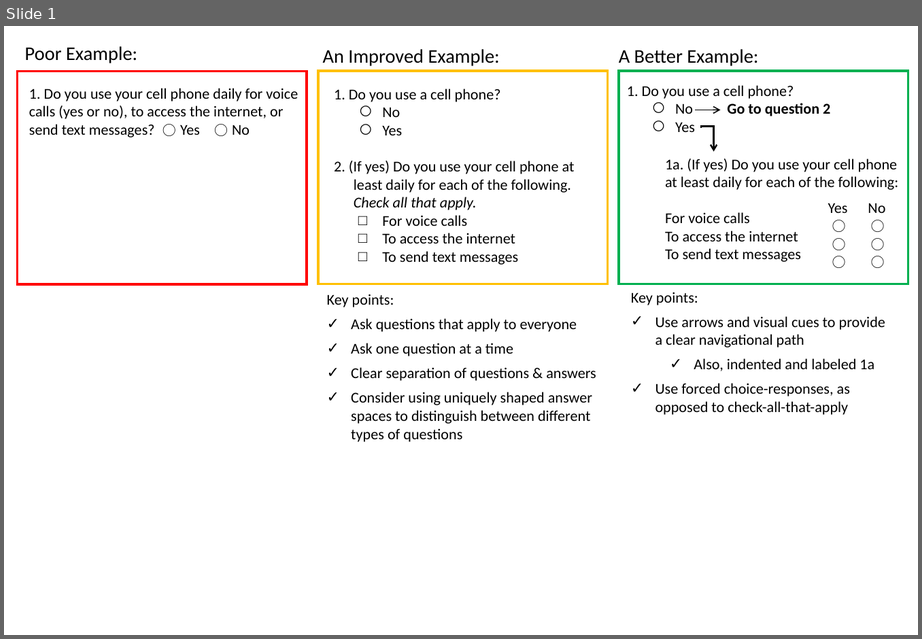
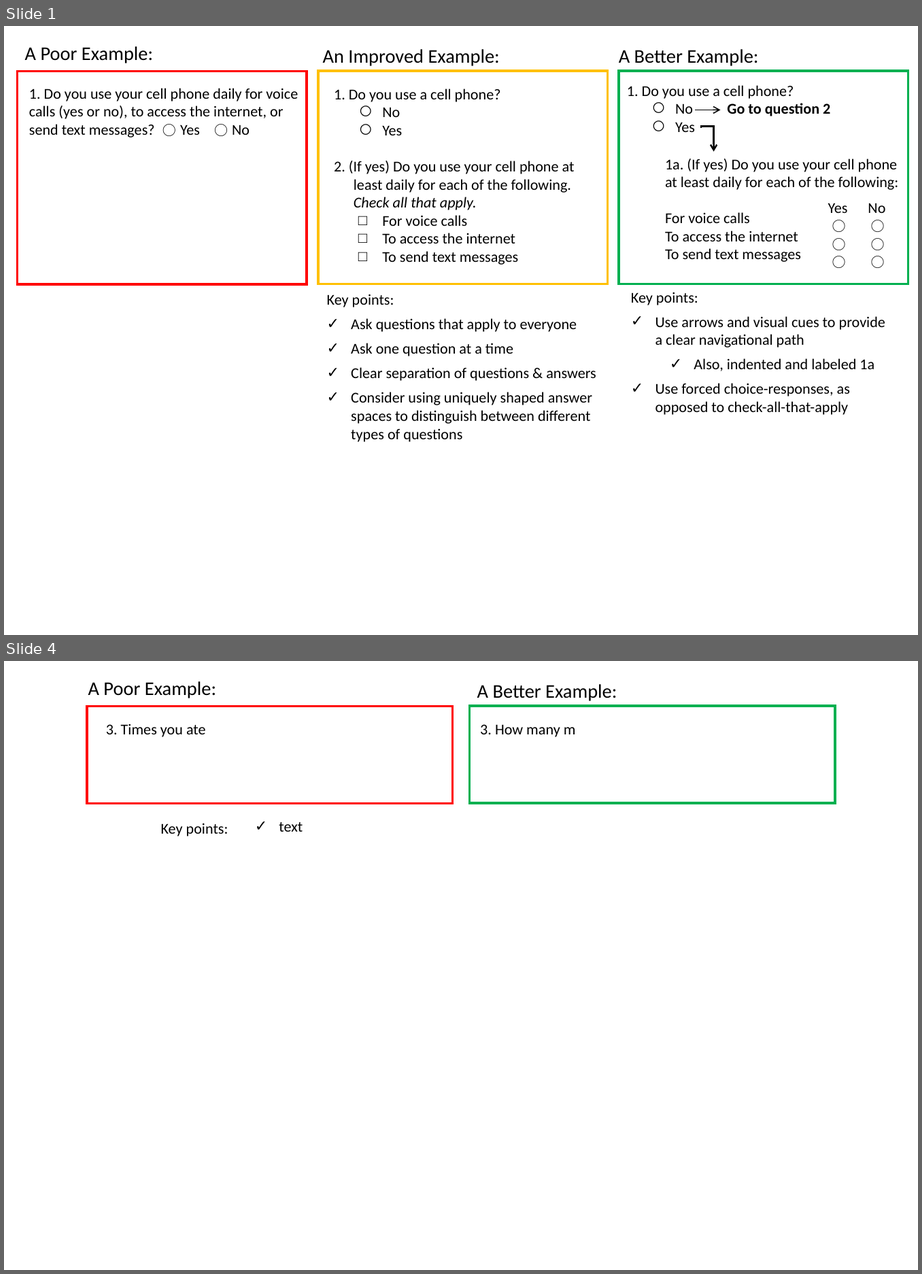
Before and after one commit to kpuka/SIMAH, a slide deck: images/posts/survey_design/2.pptx. Shown one above the other, each under a label of ours: slide 1 before the commit, slides 1 and 4 after it; the slides between them are not shown. The pictures are 922x639 and 922x1274 pixels, drawn with LibreOffice and Linux fonts; fonts in the diff are those of the drawing. Boxes give left, top, right and bottom in pixels: in the first picture for what was removed or moved away, otherwise in the second. Text is boxed around its words. In the diff, an @@ line names an element or a change of style, - is before the commit and + after.

```diff
--- a/images/posts/survey_design/2.pptx
+++ b/images/posts/survey_design/2.pptx
@@ slide 4 added at box(4, 661, 918, 1270), background #FFFFFF @@
@@ text added at box(88, 681, 216, 698), 18 pt, text #000000 @@
+A Poor Example:
@@ text added at box(477, 684, 617, 701), 18 pt, text #000000 @@
+A Better Example:
@@ rectangle added at box(87, 706, 452, 803), outline #FF0000 2.25 pt @@
@@ rectangle added at box(470, 706, 835, 803), outline #00B050 2.25 pt @@
@@ text added at box(106, 724, 206, 737), 14 pt, text #000000 @@
+3. Times you ate
@@ text added at box(480, 724, 576, 737), 14 pt, text #000000 @@
+3. How many m
@@ text added at box(161, 824, 228, 836), 14 pt, text #000000 @@
+Key points:
@@ text added at box(279, 822, 303, 832), 14 pt, text #000000 @@
+✓ text
@@ slide 1 changed as well @@
@@ text at box(25, 46, 153, 63): text changed @@
-Poor Example:
+A Poor Example:
```
Also in this commit, not shown: 5 other slides added, 2 other files.
